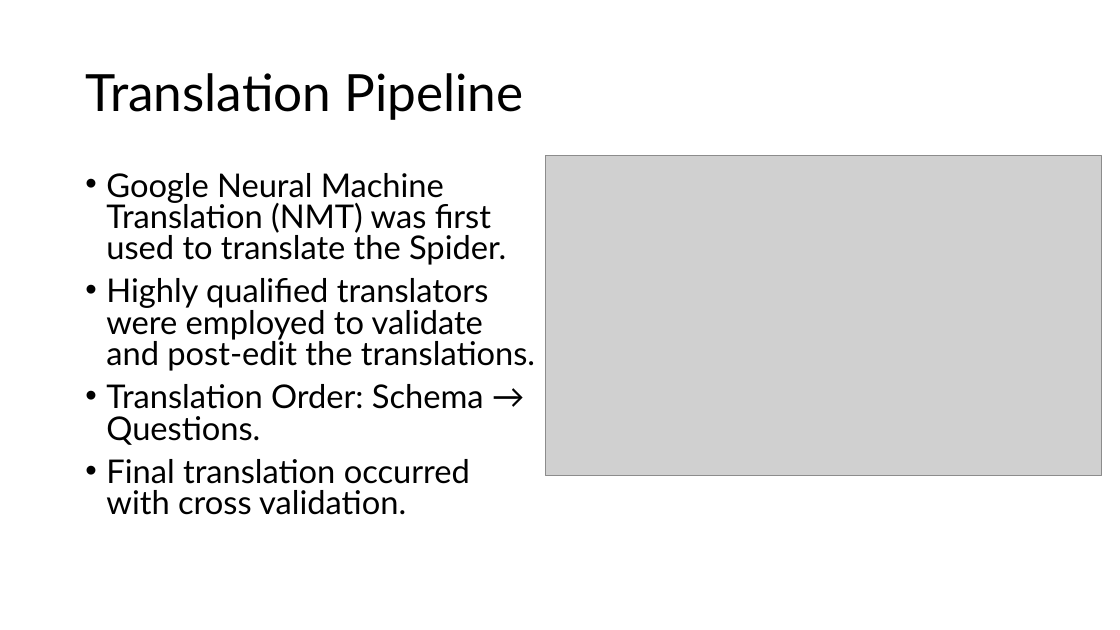
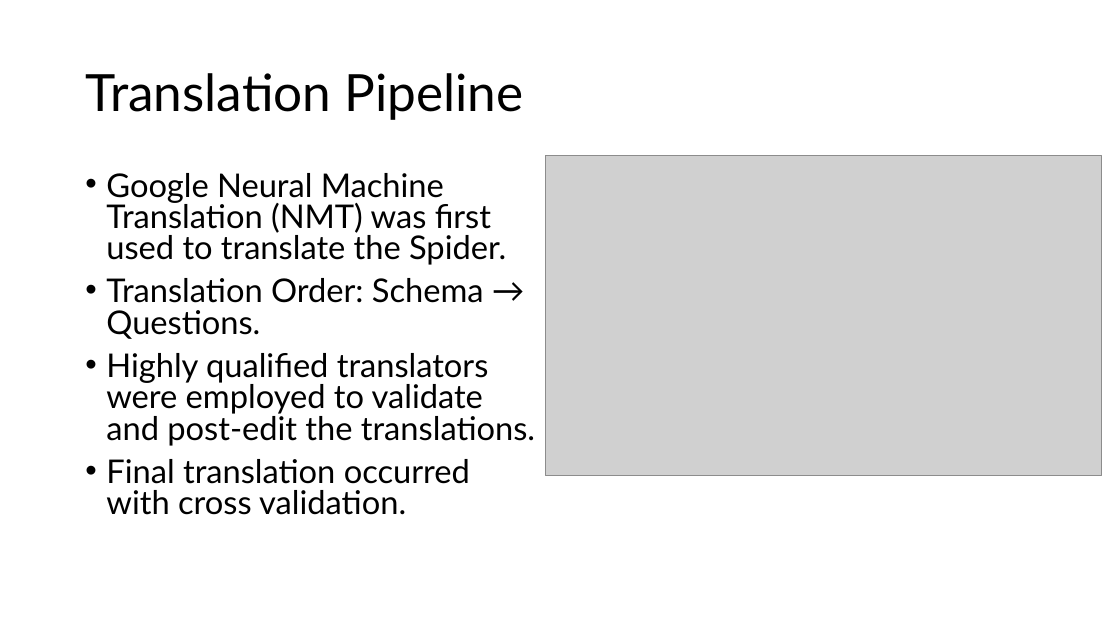
Before and after one commit to giannisfourfouris/Database-Systems, a slide deck: slide 7 of Presentation/MultiSpider_Presentation.pptx. Drawn at 1120x630 pixels with LibreOffice and Linux fonts; fonts in the diff are those of the drawing; grey boxes stand for pictures. Boxes give left, top, right and bottom in pixels: in the first picture for what was removed or moved away, otherwise in the second. Text is boxed around its words. In the diff, an @@ line names an element or a change of style, - is before the commit and + after.

```diff
--- a/Presentation/MultiSpider_Presentation.pptx
+++ b/Presentation/MultiSpider_Presentation.pptx
@@ text at <box>106,278,484,339</box>: paragraph added @@
+• Translation Order: Schema → Questions.
@@ text at <box>106,384,484,445</box>: paragraph removed @@
-• Translation Order: Schema → Questions.
```
Also in this commit, not shown: 1 other slide changed.
